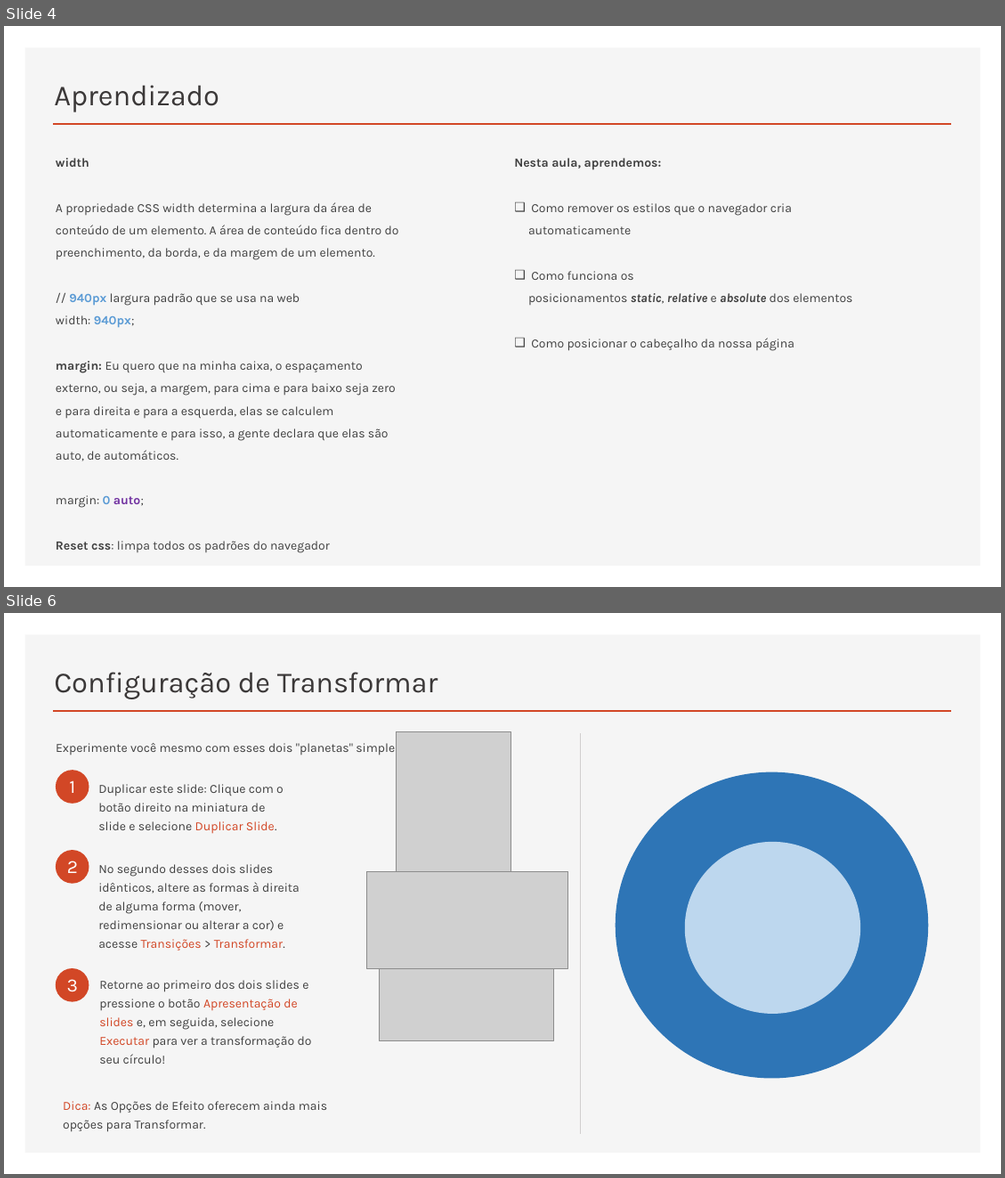
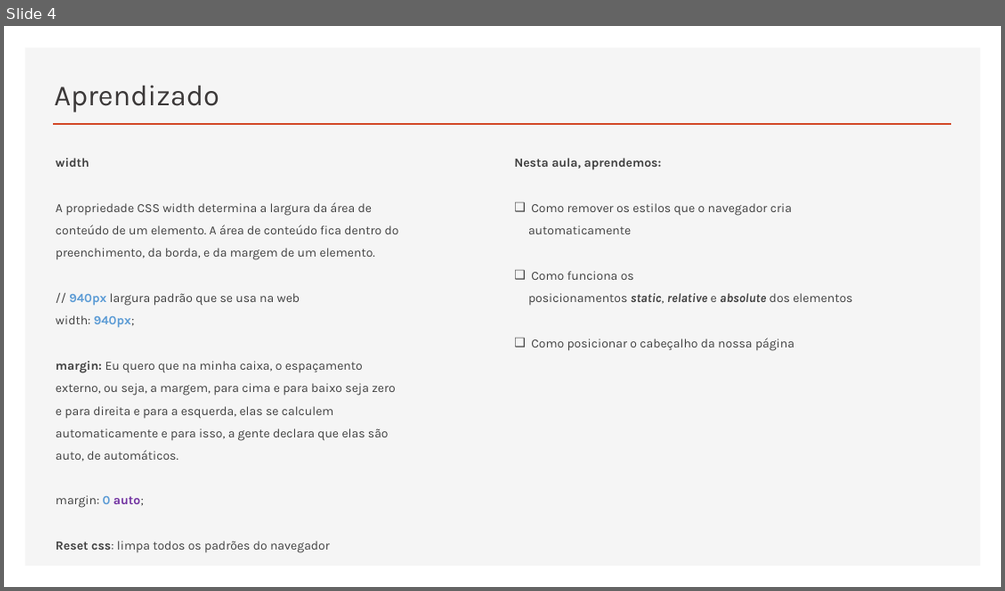
Before and after one commit to RaizaCirne/app-flex, a slide deck: Trilhas/[Iniciante em Programação T5 - ONE]/Material/04.HTML5_e_CSS3-parte_2.pptx. Shown one above the other, each under a label of ours: slides 4 and 6 before the commit, slide 4 after it; the slides between them are not shown. The pictures are 1005x1178 and 1005x591 pixels, drawn with LibreOffice and Linux fonts; fonts in the diff are those of the drawing; grey boxes stand for pictures. Boxes give left, top, right and bottom in pixels: in the first picture for what was removed or moved away, otherwise in the second. Text is boxed around its words. In the diff, an @@ line names an element or a change of style, - is before the commit and + after.

```diff
--- a/Trilhas/[Iniciante em Programação T5 - ONE]/Material/04.HTML5_e_CSS3-parte_2.pptx
+++ b/Trilhas/[Iniciante em Programação T5 - ONE]/Material/04.HTML5_e_CSS3-parte_2.pptx
@@ slide 6 removed at <box>4,613,1001,1174</box>, background #FFFFFF; not listed: 2 template elements that a slide beside it also shows @@
@@ title removed at <box>54,672,438,699</box> @@
-Configuração de Transformar
@@ text removed at <box>56,740,404,755</box> @@
-Experimente você mesmo com esses dois "planetas" simples:
@@ picture removed at <box>396,732,510,879</box> @@
@@ line removed from (581, 733) to (581, 1134) @@
@@ ellipse removed at <box>56,770,89,803</box> @@
@@ ellipse removed at <box>615,772,929,1078</box> @@
@@ text removed at <box>69,780,75,793</box> @@
-1
@@ text removed at <box>98,784,283,834</box> @@
-Duplicar este slide: Clique com o botão direito na miniatura de slide e selecione Duplicar Slide.
@@ ellipse removed at <box>56,850,89,884</box> @@
@@ ellipse removed at <box>685,842,860,1013</box> @@
@@ text removed at <box>67,860,78,873</box> @@
-2
@@ text removed at <box>98,864,299,950</box> @@
-No segundo desses dois slides idênticos, altere as formas à direita de alguma forma (mover, redimensionar ou alterar a cor) e acesse Transições > Transformar.
@@ picture removed at <box>367,872,568,969</box> @@
@@ ellipse removed at <box>56,968,89,1002</box> @@
@@ text removed at <box>67,979,78,992</box> @@
-3
@@ text removed at <box>99,980,312,1063</box> @@
-Retorne ao primeiro dos dois slides e pressione o botão Apresentação de slides e, em seguida, selecione Executar para ver a transformação do seu círculo!
@@ picture removed at <box>380,968,554,1041</box> @@
@@ text removed at <box>63,1101,327,1132</box> @@
-Dica: As Opções de Efeito oferecem ainda mais opções para Transformar.
```
Also in this commit, not shown: 3 slides added, 5 other slides removed.
